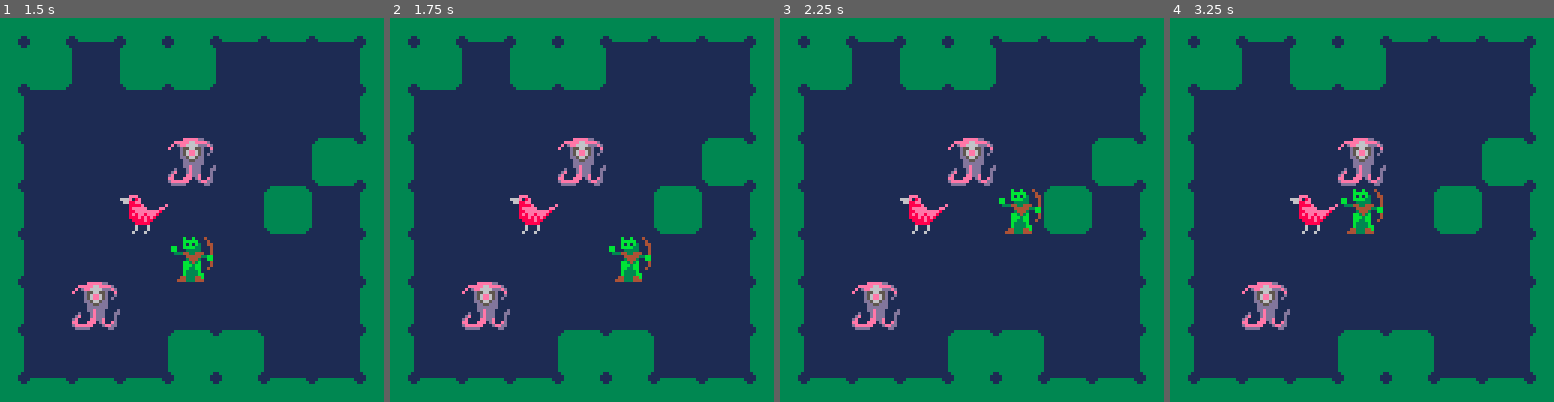
Above: before the commit, frames 1-4 (left to right).
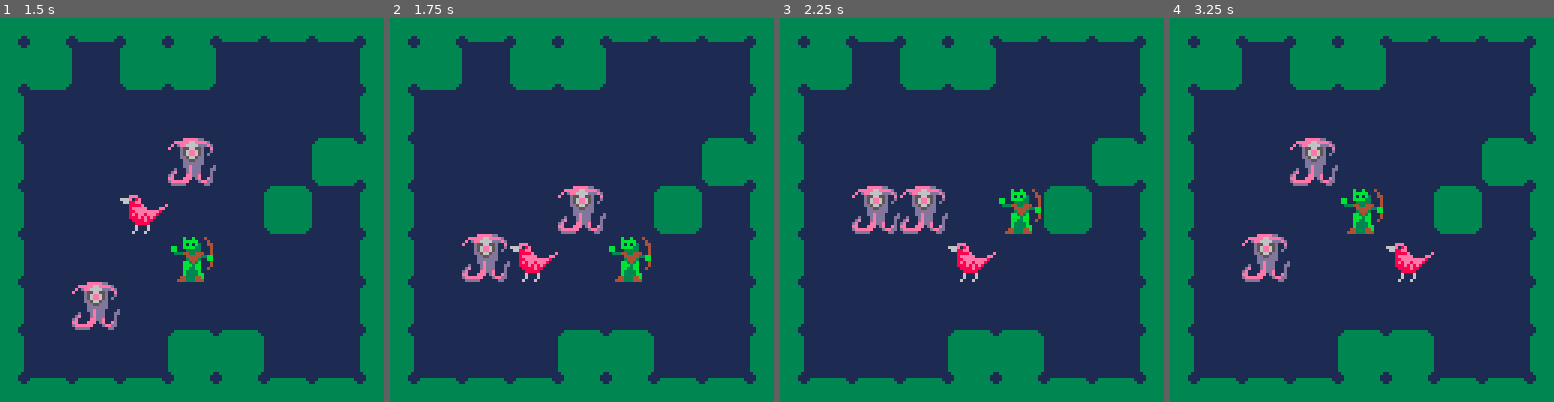
Above: after the commit, the same moments.

Repository: Ryan1729/broughlike-tutorial-ports
Game: PICO-8 cartridge pico8/broughlike-tutorial.p8
Same seed, same stepped clock (60 frames per second), same inputs: the game is played once before the commit and once after it.
Inputs:
- Up to frame 1 (1.5 s): no input
- Up to frame 2 (1.75 s): hold Right from 1.6 s (still down)
- Up to frame 3 (2.25 s): release Right at 2.1 s; hold Up from 2.15 s (still down)
- Up to frame 4 (3.25 s): release Up at 2.42 s; hold Right 2.47-3.03 s; hold Left from 3.08 s (still down)

Frame 1 is identical in both runs. In frame 2, 4.4% of the frame differs, in the area x 18-57%, y 31-82%; in frame 3, 4.1%; in frame 4, 4.4%.

Commit message:
add basic monster movement

Diff:
--- a/pico8/broughlike-tutorial.p8
+++ b/pico8/broughlike-tutorial.p8
@@ -111,10 +111,14 @@
     return obj
 end
 
+function tile:dist(other)
+  return abs(self.x-other.x)+abs(self.y-other.y);
+end
+
+
 function tile:draw()
   draw_sprite(self.sprite, self.x, self.y)
 end
-
 
 function tile:get_neighbor(dx, dy)
     return get_tile(self.x + dx, self.y + dy)
@@ -178,6 +182,26 @@
     return obj
 end
 
+function monster:update()
+  self:do_stuff()
+end
+
+function monster:do_stuff()
+    local neighbors = self.tile:get_adjacent_passable_neighbors()
+
+    neighbors = filter(neighbors, function(t)
+        return (t.monster == nil) or t.monster.isPlayer
+    end)
+
+    if(#neighbors > 0) then
+        sort(neighbors, function(a,b)
+            return a:dist(player.tile) > b:dist(player.tile)
+        end)
+        local new_tile = neighbors[1]
+        self:try_move(new_tile.x - self.tile.x, new_tile.y - self.tile.y);
+    end
+end
+
 function monster:draw()
   draw_sprite(self.sprite, self.tile.x, self.tile.y)
 end
@@ -209,6 +233,12 @@
     player.is_player = true
 
     return player
+end
+
+function player_class:try_move(dx, dy)
+    if (monster.try_move(self, dx,dy)) then
+        tick()
+    end
 end
 
 bird = monster:new({})
@@ -320,6 +350,18 @@
   return str.."}"
 end
 
+-- https://www.lexaloffle.com/bbs/?pid=50555#p
+-- chosen for brevity
+function sort(a,cmp)
+  for i=1,#a do
+    local j = i
+    while j > 1 and cmp(a[j-1],a[j]) do
+        a[j],a[j-1] = a[j-1],a[j]
+        j = j - 1
+    end
+  end
+end
+
 -->8
 
 --
@@ -358,6 +400,16 @@
     end
 
     player:draw()
+end
+
+function tick()
+    for k=#monsters,1,-1 do
+        if(not monsters[k].dead) then
+            monsters[k]:update()
+        else
+            del(monsters, monsters[k])
+        end
+    end
 end
 
 function _update()
